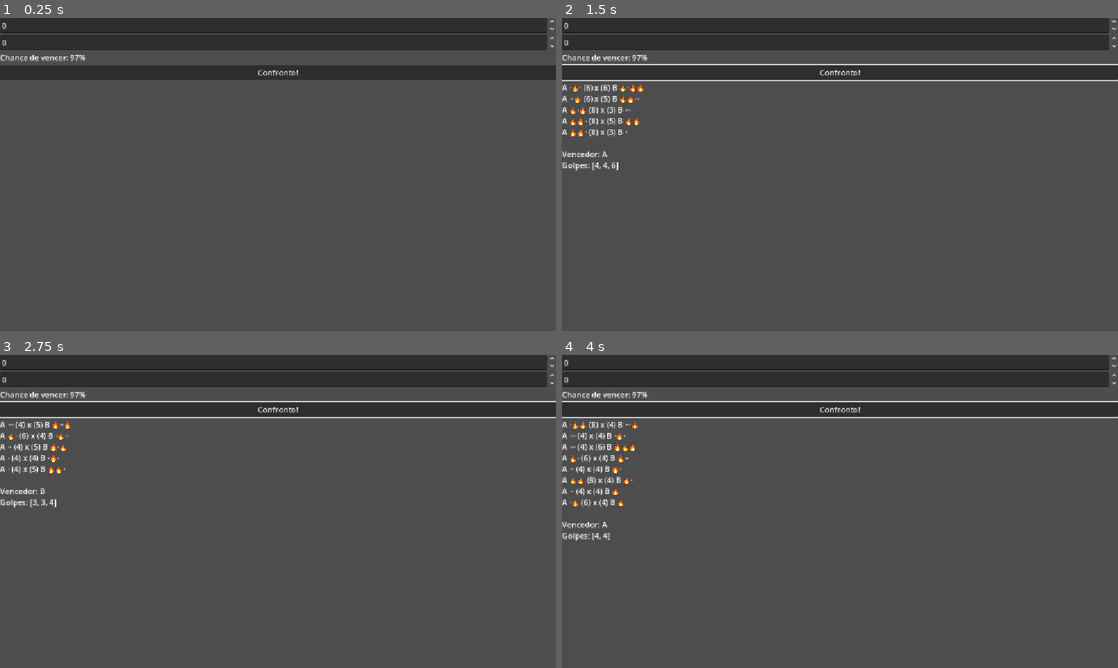
Above: before the commit, frames 1-4 (two rows, left to right).
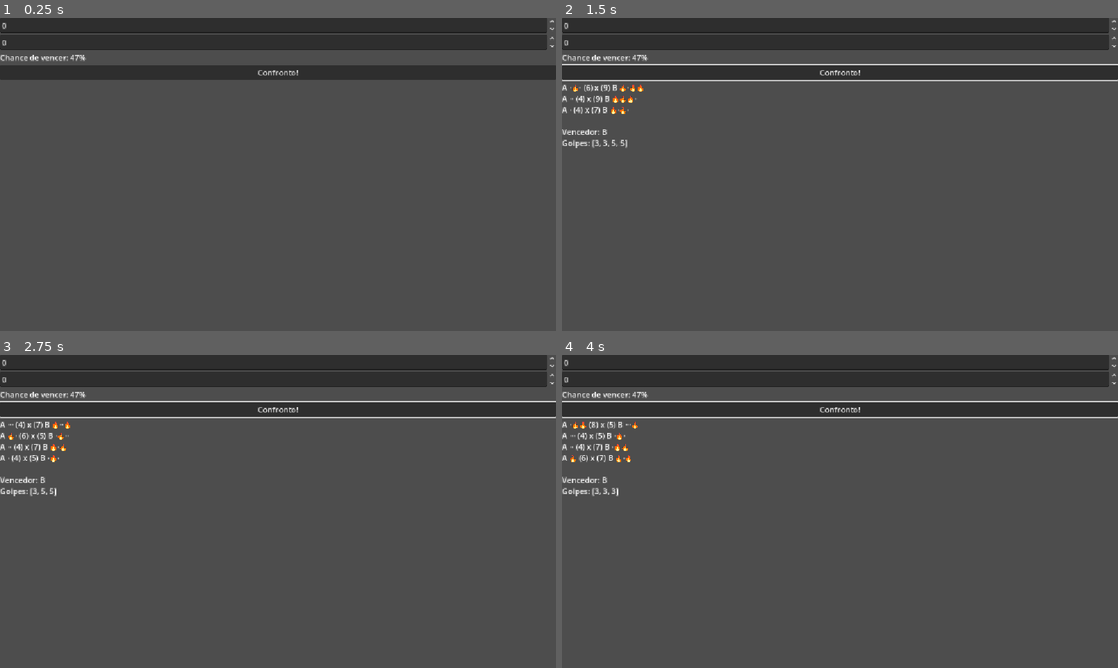
Above: after the commit, the same moments.

Repository: NeekNegoer/olam-taiyaki
Game: Godot game, scene res://scenes/debug/clash_sandbox.tscn
The game is run twice, just before and just after one commit, with the same random seed, the same clock (stepped at 60 frames per second) and the same inputs.
Inputs (mouse positions are in pixels of both pictures, inside the frame that each line leads up to):
- Up to frame 1 (0.25 s): no input
- Up to frame 2 (1.5 s): click "Confronto!" at 0.5 s; tap Enter at 1.25 s; move the mouse to (962, 158) at 1.27 s; hold Right from 1.28 s (still down); tap Alt at 1.35 s; click (962, 158) at 1.42 s
- Up to frame 3 (2.75 s): release Right at 2 s; tap Space at 2 s; drag from (166, 527) to (250, 574) at 2.02 s
- Up to frame 4 (4 s): tap Enter at 2.75 s; move the mouse to (895, 442) at 2.77 s; hold Right 2.78-3.5 s; tap Ctrl at 2.85 s; tap Space at 3.5 s; drag from (812, 574) to (673, 464) at 3.52 s

The runs differ from the first frame. In frame 1, less than 0.1% of the frame differs, in the area x 12-14%, y 11-14%; in frame 2, 0.9%; in frame 3, 0.5%; in frame 4, 1.0%, in the area x 0-14%, y 11-60%.

Commit message:
feat: linha de tempo do confronto

Diff:
--- a/scenes/debug/clash_sandbox.gd
+++ b/scenes/debug/clash_sandbox.gd
@@ -8,7 +8,7 @@
 @onready var log_label: RichTextLabel = %Log
 
 var skill_a := SkillData.make(&"golpe", 4, 3, 2, SkillData.Stone.RED)
-var skill_b := SkillData.make(&"garra", 3, 4, 1, SkillData.Stone.YELLOW)
+var skill_b := SkillData.make(&"garra", 3, 4, 2, SkillData.Stone.YELLOW)
 
 
 func _ready() -> void:
--- /dev/null
+++ b/src/presentation/clash_timeline.gd
@@ -0,0 +1,63 @@
+class_name ClashTimeline
+extends RefCounted
+
+static func build(result: ClashResult) -> Array[Dictionary]:
+	var steps: Array[Dictionary] = []
+
+	for i in range(result.rounds.size()):
+		var round_data = result.rounds[i]
+		steps.append({"type": "round", "index": i})
+
+		# Faíscas de A (side: 0)
+		var lit_a: Array = round_data.lit_a
+		for k in range(lit_a.size()):
+			steps.append({
+				"type": "spark",
+				"side": 0,
+				"slot": k,
+				"lit": lit_a[k]
+			})
+
+		# Faíscas de B (side: 1)
+		var lit_b: Array = round_data.lit_b
+		for k in range(lit_b.size()):
+			steps.append({
+				"type": "spark",
+				"side": 1,
+				"slot": k,
+				"lit": lit_b[k]
+			})
+
+		# Decidir perdedor da rodada
+		var power_a: int = round_data.power_a
+		var power_b: int = round_data.power_b
+		var loser: int = -1
+
+		if power_a < power_b:
+			loser = 0
+		elif power_b < power_a:
+			loser = 1
+
+		steps.append({
+			"type": "resolve",
+			"power_a": power_a,
+			"power_b": power_b,
+			"loser": loser
+		})
+
+	# Vencedor do clash
+	steps.append({
+		"type": "winner",
+		"side": result.winner
+	})
+
+	# Golpes do vencedor
+	for j in range(result.hits.size()):
+		steps.append({
+			"type": "hit",
+			"side": result.winner,
+			"damage": result.hits[j],
+			"index": j
+		})
+
+	return steps
--- /dev/null
+++ b/tests/presentation/test_clash_timeline.gd
@@ -0,0 +1,42 @@
+extends GutTest
+
+func _result() -> ClashResult:
+	var r := ClashResult.new()
+	r.winner = 0
+	r.rounds.append({"power_a": 8, "power_b": 5, "lit_a": [true, false], "lit_b": [false], "sparks_a": 2, "sparks_b": 0})
+	r.hits.append(4)
+	r.hits.append(6)
+	return r
+
+func _types(steps: Array[Dictionary]) -> Array:
+	return steps.map(func(s): return s["type"])
+
+func test_ordem_dos_passos() -> void:
+	var steps := ClashTimeline.build(_result())
+	assert_eq(_types(steps), ["round", "spark", "spark", "spark", "resolve", "winner", "hit", "hit"])
+
+func test_faiscas() -> void:
+	var steps := ClashTimeline.build(_result())
+	assert_eq(steps[2]["lit"], false)
+	assert_eq(steps[3]["side"], 1)
+
+func test_perdedor_da_rodada() -> void:
+	var steps := ClashTimeline.build(_result())
+	assert_eq(steps[4]["loser"], 1)
+
+func test_golpes() -> void:
+	var steps := ClashTimeline.build(_result())
+	assert_eq(steps[7]["damage"], 6)
+	assert_eq(steps[7]["index"], 1)
+
+func test_sem_rodadas() -> void:
+	var r := ClashResult.new()
+	r.winner = 1
+	r.hits.append(3)
+	assert_eq(_types(ClashTimeline.build(r)), ["winner", "hit"])
+
+func test_empate_na_rodada() -> void:
+	var r := ClashResult.new()
+	r.rounds.append({"power_a": 5, "power_b": 5, "lit_a": [], "lit_b": [], "sparks_a": 1, "sparks_b": 1})
+	var steps := ClashTimeline.build(r)
+	assert_eq(steps[1]["loser"], -1)
Not shown, added: src/presentation/clash_timeline.gd.uid
Not shown, added: tests/presentation/test_clash_timeline.gd.uid
